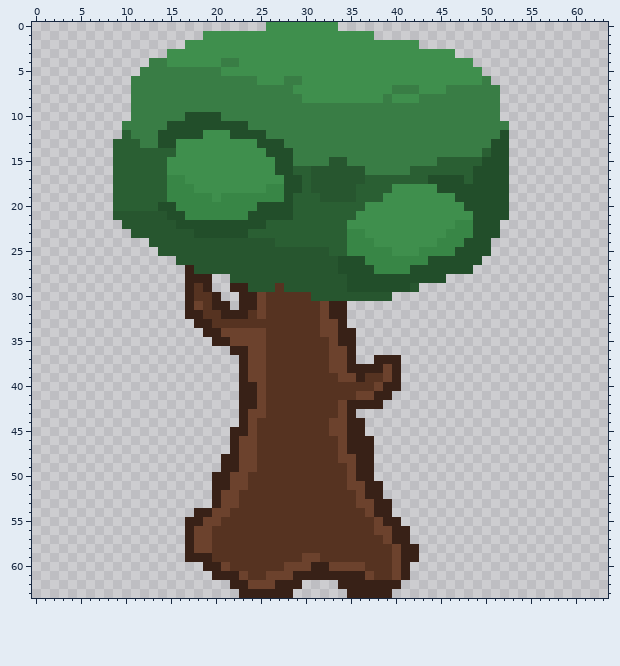
Pixel-art sprite, stored at Assets/Sprites/Tree9.png. The picture above is the old version.
The file is 64x64 pixels.
After:
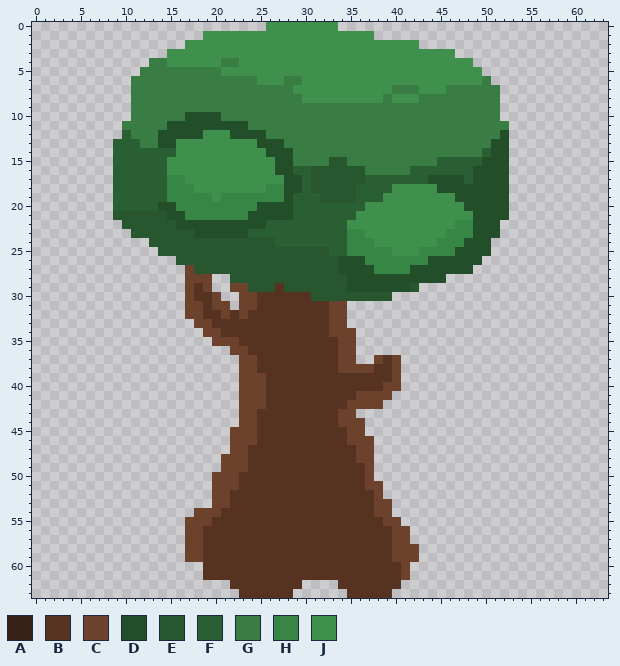
Palette (. is transparent): A #382117  B #563321  C #6c422d  D #224e2a  E #27562f  F #2a5f33  G #397d45  H #388646  J #3f8f4d
Log entry: Removed Tree Outline
The exact change:
@@ x 15..44 @@
 26 .EEEEEEEEEEEEEEEEEEDDDHHHHHHHD
-27 ..AEEEEEEEEEEEEEEEEDDDDHHHHDDD
-28 ..AAA..EEEEEEEEEEEEEDDDDDDDDDD
-29 ..ABA..AAEEEBEEEEEEEDDDDDDDE..
-30 ..ABBA..AACBBBBBEEEEEEEEE.....
-31 ..ACBAA.AACBBBBBBCAA..........
-32 ..AABBAAABCBBBBBBCAA..........
-33 ...AABBBBBBBBBBBBCCA..........
-34 ....AACCCCCBBBBBBCCAA.........
-35 .....AACCCCBBBBBBBCAA.........
-36 .......AACCBBBBBBBCCA.........
-37 ........ACCBBBBBBBCCA..AAA....
-38 ........ACCBBBBBBBCCAAAACA....
-39 ........ACCBBBBBBBBCCABBCA....
-40 ........AACBBBBBBBBBBBBCAA....
-41 ........AACBBBBBBBBBBCCAA.....
-42 ........AACBBBBBBBBCAAAA......
-43 ........ACCBBBBBBBBCA.........
-44 ........ACBBBBBBBBCCAA........
-45 .......AACBBBBBBBBCCAA........
-46 .......ACCBBBBBBBBBCAAA.......
-47 .......ACCBBBBBBBBBCAAA.......
-48 ......AACCBBBBBBBBBCCAA.......
-49 ......AACCBBBBBBBBBBCAA.......
-50 .....AACCBBBBBBBBBBBCAA.......
-51 .....AACCBBBBBBBBBBBCCAA......
-52 .....ACCBBBBBBBBBBBBBCAA......
-53 .....ACCBBBBBBBBBBBBBCCAA.....
-54 ...AACCBBBBBBBBBBBBBBBCAA.....
-55 ..AACCBBBBBBBBBBBBBBBBBCAA....
-56 ..ACCBBBBBBBBBBBBBBBBBBCCAA...
-57 ..ACCBBBBBBBBBBBBBBBBBBBCAA...
-58 ..ACCBBBBBBBBBBBBBBBBBBBBCAA..
-59 ..AAABBBBBBBBBBCCBBBBBBBBCAA..
-60 ....AACBBBBBBCCCAACCCCBBBCA...
-61 .....AAACBBCCCAAAAAAAACBBCA...
-62 .......AACCCAAA....AAAAAAA....
-63 ........AAAAAA......AAAAA.....
+27 ..CEEEEEEEEEEEEEEEEDDDDHHHHDDD
+28 ..CCC..EEEEEEEEEEEEEDDDDDDDDDD
+29 ..CBC..CCEEEBEEEEEEEDDDDDDDE..
+30 ..CBBC..CCBBBBBBEEEEEEEEE.....
+31 ..CCBCC.CCBBBBBBBBCC..........
+32 ..CCBBCBCBBBBBBBBBCC..........
+33 ...CCBBBBBBBBBBBBBCC..........
+34 ....CCBBBBBBBBBBBBCCC.........
+35 .....CCCBBBBBBBBBBBCC.........
+36 .......CCBBBBBBBBBBCC.........
+37 ........CCBBBBBBBBBCC..CBC....
+38 ........CCBBBBBBBBBCCCCBBC....
+39 ........CCCBBBBBBBBBBBBBBC....
+40 ........CCCBBBBBBBBBBBBBCC....
+41 ........CCCBBBBBBBBBBCCCC.....
+42 ........CCCBBBBBBBBBCCCC......
+43 ........CCBBBBBBBBBCC.........
+44 ........CCBBBBBBBBBCCC........
+45 .......CCCBBBBBBBBBBCC........
+46 .......CCCBBBBBBBBBBCCC.......
+47 .......CCBBBBBBBBBBBBCC.......
+48 ......CCCBBBBBBBBBBBBCC.......
+49 ......CCCBBBBBBBBBBBBBC.......
+50 .....CCCBBBBBBBBBBBBBBC.......
+51 .....CCCBBBBBBBBBBBBBBCC......
+52 .....CCBBBBBBBBBBBBBBBBC......
+53 .....CCBBBBBBBBBBBBBBBBCC.....
+54 ...CCCBBBBBBBBBBBBBBBBBCC.....
+55 ..CCCBBBBBBBBBBBBBBBBBBBCC....
+56 ..CCBBBBBBBBBBBBBBBBBBBBBCC...
+57 ..CCBBBBBBBBBBBBBBBBBBBBBCC...
+58 ..CCBBBBBBBBBBBBBBBBBBBBBCCC..
+59 ..CCBBBBBBBBBBBBBBBBBBBBBCCC..
+60 ....BBBBBBBBBBBBBBBBBBBBBBC...
+61 ....BBBBBBBBBBBBBBBBBBBBBBC...
+62 .......BBBBBBBB....BBBBBBB....
+63 ........BBBBBB......BBBBB.....
Where, in picture pixels (left, top, right, bottom), the same in both pictures:
changed: (185, 265, 419, 598)
